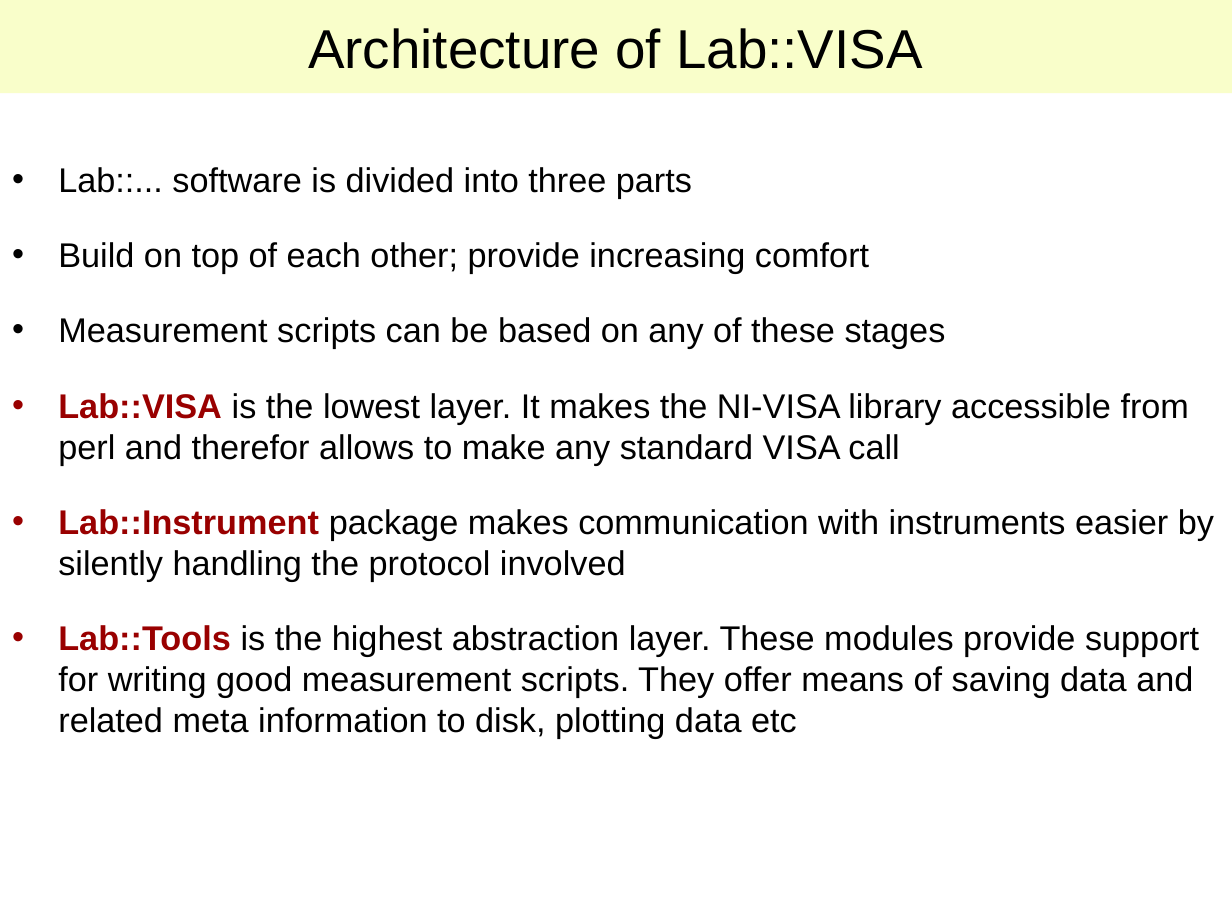
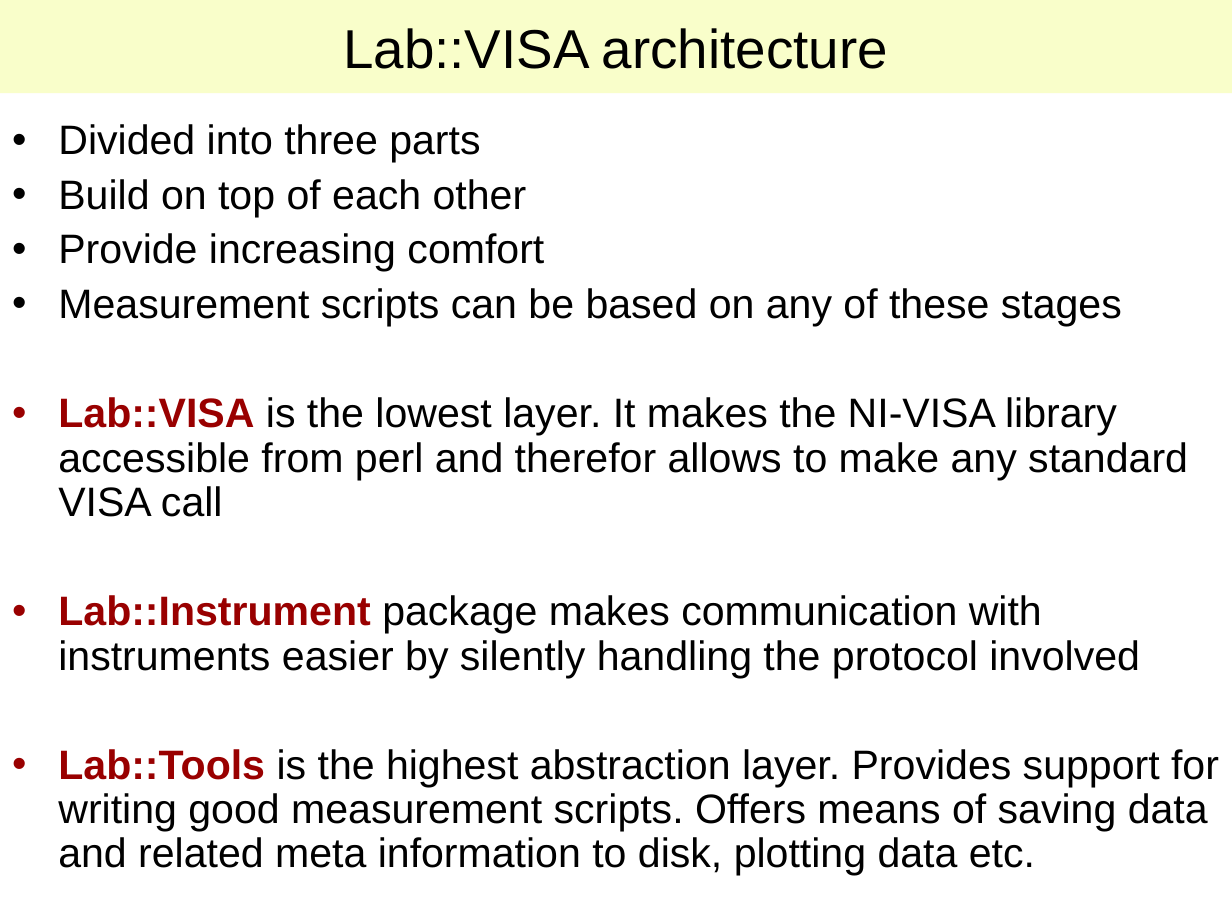
Before and after one commit to lab-measurement/Lab-VISA, a slide deck: slide 6 of Tutorial/Talk/Lab-VISA.ppt (slide 5 before the commit). Drawn at 1232x924 pixels with LibreOffice and Linux fonts; fonts in the diff are those of the drawing. Boxes give left, top, right and bottom in pixels: in the first picture for what was removed or moved away, otherwise in the second. Text is boxed around its words. In the diff, an @@ line names an element or a change of style, - is before the commit and + after.

```diff
--- a/Tutorial/Talk/Lab-VISA.ppt
+++ b/Tutorial/Talk/Lab-VISA.ppt
@@ title at box(343, 28, 888, 69): text changed @@
-Architecture of Lab::VISA
+Lab::VISA architecture
@@ text "Divided into three parts": place and size @@
-text "Divided into three parts" at box(58, 167, 1214, 739)
+text "Divided into three parts" at box(58, 124, 1219, 876)
@@ text at box(58, 124, 544, 272): text changed; size 20 to 24 pt @@
-• Lab::... software is divided into three parts
-• Build on top of each other; provide increasing comfort
+• Divided into three parts
+• Build on top of each other
+• Provide increasing comfort
@@ text at box(58, 288, 1188, 678): size 20 to 24 pt in "Measurement scripts can be based on any ...", "Lab::VISA is the lowest layer. It makes ...", "Lab::Instrument package makes communication with instruments ..."; line spacing 1 to 0.9; less space between paragraphs @@
@@ text at box(58, 749, 1219, 876): text changed; size 20 to 24 pt @@
-• Lab::Tools is the highest abstraction layer. These modules provide support for writing good measurement scripts. They offer means of saving data and related meta information to disk, plotting data etc
+• Lab::Tools is the highest abstraction layer. Provides support for writing good measurement scripts. Offers means of saving data and related meta information to disk, plotting data etc.
```
Also in this commit, not shown: 6 other slides changed, 1 slide added.
